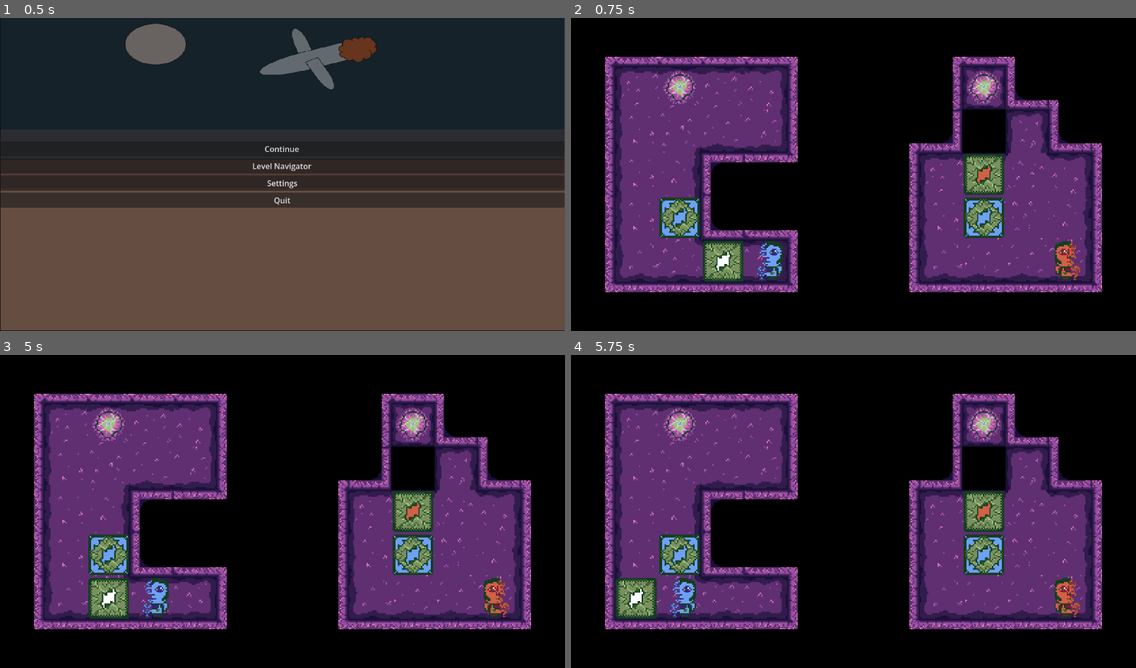
Above: before the commit, frames 1-4 (two rows, left to right).
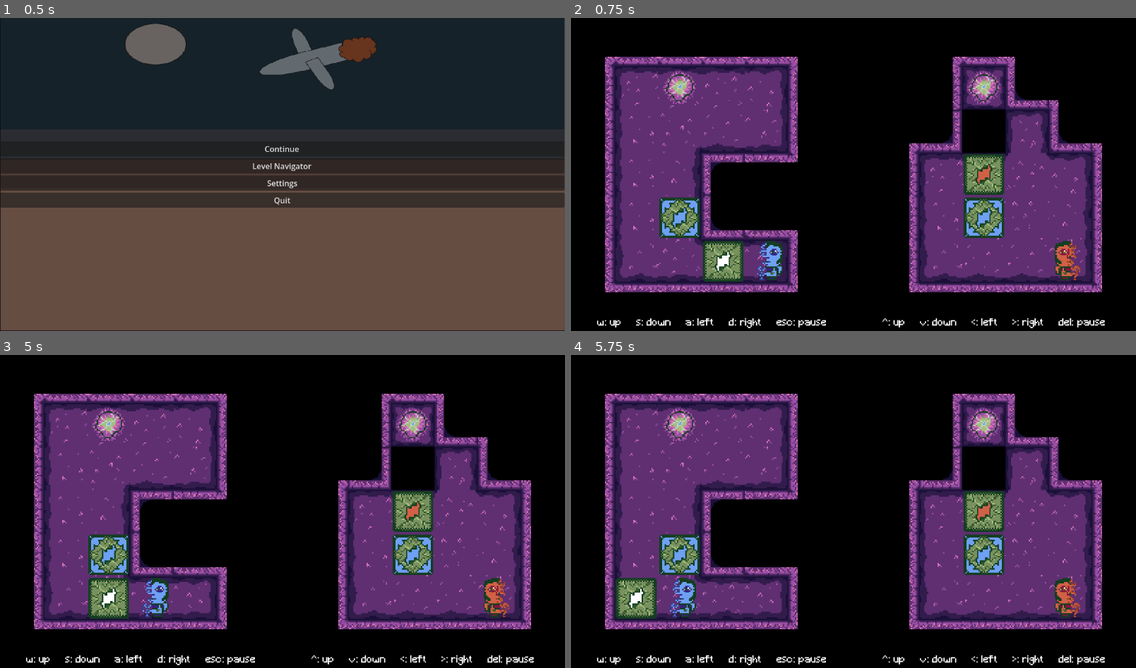
Above: after the commit, the same moments.

Repository: whitsettbe/kcol-f26-gamedevproj-cb
Game: Godot game, scene res://UI/scenes/main_menu.tscn
Same seed, same stepped clock (60 frames per second), same inputs: the game is played once before the commit and once after it.
Inputs:
- Up to frame 1 (0.5 s): no input
- Up to frame 2 (0.75 s): click "Continue" at 0.5 s
- Up to frame 3 (5 s): tap Enter at 1.25 s; hold D (L_right) 1.28-2.03 s; tap Shift (undo) every 0.75 s from 1.35 to 4.35 s; tap Space (restart) every 0.75 s from 2 to 4.25 s; hold S (L_down) 2.03-2.78 s; hold D (L_right) 2.78-3.53 s; hold W (L_up) 3.53-4.28 s; hold A (L_left) from 4.28 s (still down)
- Up to frame 4 (5.75 s): keep holding A (L_left); tap Shift (undo) at 5.1 s

Frame 1 is identical in both runs. In frame 2, 0.8% of the frame differs, in the area x 4-95%, y 95-100%; in frame 3, 0.8%; in frame 4, 0.8%.

Commit message:
Position hud info.

Diff:
--- a/TornAsunder/scenes/hud.tscn
+++ b/TornAsunder/UI/scenes/hud.tscn
@@ -5,31 +5,26 @@
 [node name="HUD" type="CanvasLayer" unique_id=898248560]
 
 [node name="LeftInstructions" type="Label" parent="." unique_id=497296475]
-offset_top = 256.0
-offset_right = 128.0
-offset_bottom = 384.0
+anchors_preset = -1
+anchor_top = 0.1
+anchor_right = 0.19791667
+offset_top = 496.0
+offset_right = 348.0
+offset_bottom = 624.0
 theme_override_fonts/font = ExtResource("1_ahhtf")
 theme_override_font_sizes/font_size = 20
-text = "w: up
-s: down
-a: left
-d: right
-esc: pause"
+text = "w: up     s: down     a: left     d: right     esc: pause"
 horizontal_alignment = 1
 vertical_alignment = 1
 metadata/_edit_use_anchors_ = true
 
 [node name="RightInstructions" type="Label" parent="." unique_id=379560810]
-offset_left = 1024.0
-offset_top = 256.0
+offset_left = 576.0
+offset_top = 592.0
 offset_right = 1152.0
-offset_bottom = 384.0
+offset_bottom = 656.0
 theme_override_fonts/font = ExtResource("1_ahhtf")
 theme_override_font_sizes/font_size = 20
-text = "^: up
-v: down
-<: left
->: right
-delete: pause"
+text = "^: up     v: down     <: left     >: right     del: pause"
 horizontal_alignment = 1
 vertical_alignment = 1
--- a/TornAsunder/scenes/multilevel.tscn
+++ b/TornAsunder/scenes/multilevel.tscn
@@ -1,16 +1,11 @@
 [gd_scene format=3 uid="uid://do5l6q46ac4tm"]
 
 [ext_resource type="Script" uid="uid://03vclajrcm7w" path="res://scripts/multilevel.gd" id="1_wvn4e"]
-
-[ext_resource type="PackedScene" uid="uid://cttuaw2e0c78t" path="res://scenes/hud.tscn" id="2_v7a0e"]
-
 [ext_resource type="PackedScene" uid="uid://duwftmqtn2xj8" path="res://UI/scenes/pause_menu.tscn" id="2_v7a0e"]
+[ext_resource type="PackedScene" uid="uid://cttuaw2e0c78t" path="res://UI/scenes/hud.tscn" id="3_wvn4e"]
 
 [node name="Multilevel" type="Node2D" unique_id=1547019737]
 script = ExtResource("1_wvn4e")
-
-
-[node name="HUD" parent="." unique_id=898248560 instance=ExtResource("2_v7a0e")]
 
 [node name="PauseCanvas" type="CanvasLayer" parent="." unique_id=1456528907]
 layer = 2
@@ -40,3 +35,5 @@
 offset_right = 1152.0
 offset_bottom = 1280.0
 color = Color(0, 0, 0, 1)
+
+[node name="HUD" parent="." unique_id=898248560 instance=ExtResource("3_wvn4e")]
